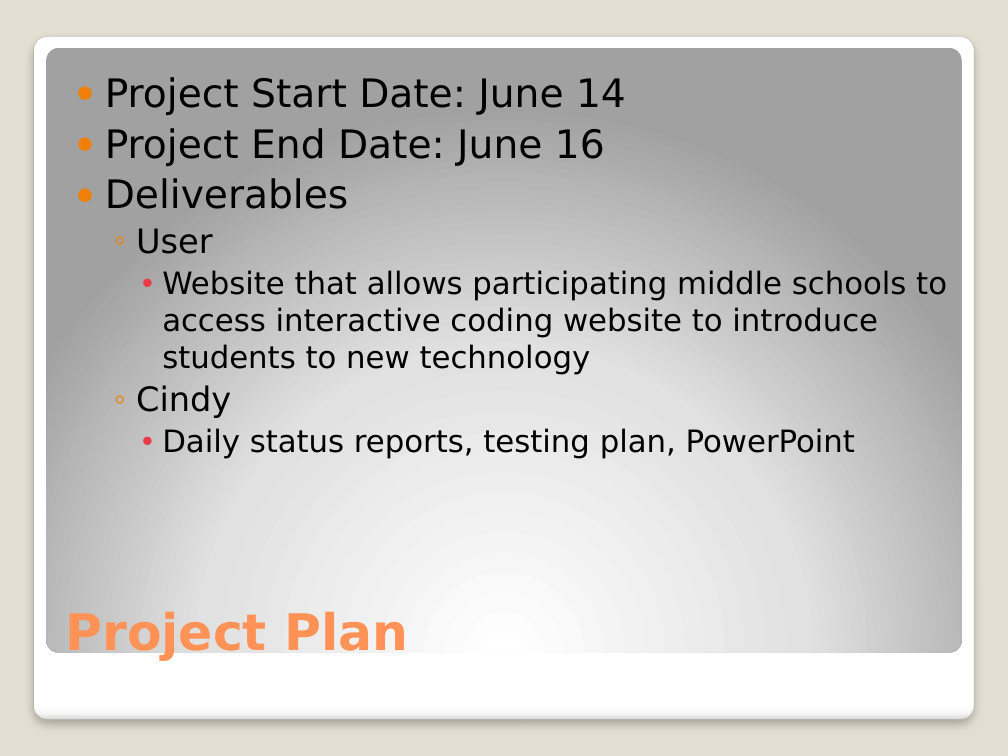
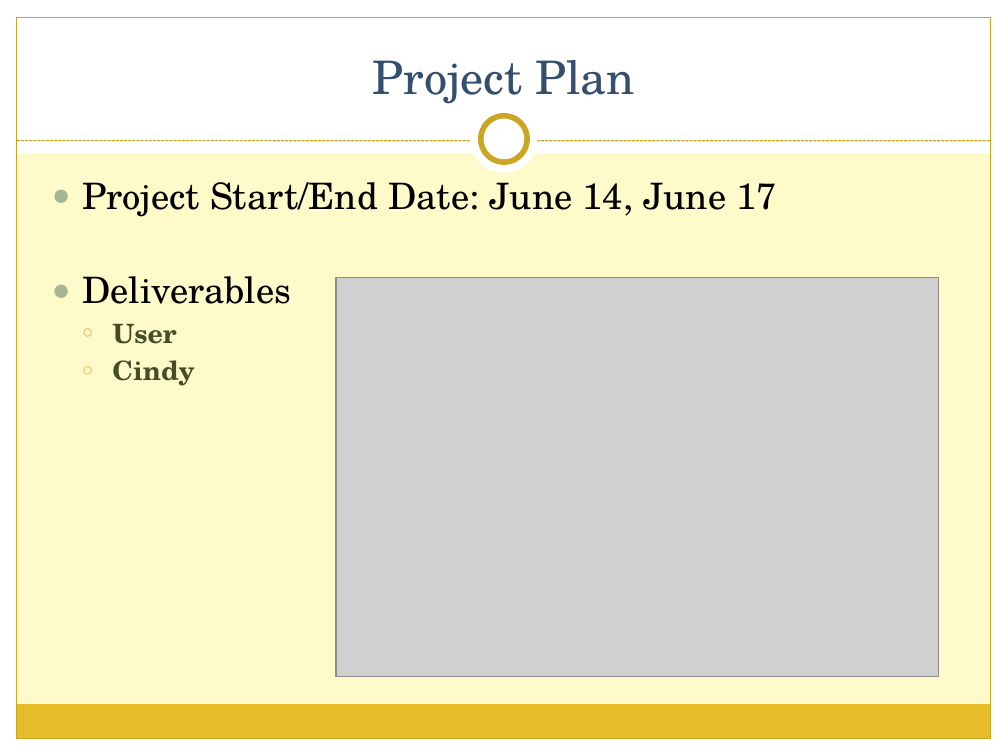
Before and after one commit to bsimondet/BeckmanProject, a slide deck: slide 5 of Documentation/The Beckmen Project.pptx (slide 3 before the commit). Drawn at 1008x756 pixels with LibreOffice and Linux fonts; fonts in the diff are those of the drawing; grey boxes stand for pictures. Boxes give left, top, right and bottom in pixels: in the first picture for what was removed or moved away, otherwise in the second. Text is boxed around its words. In the diff, an @@ line names an element or a change of style, - is before the commit and + after.

```diff
--- a/Documentation/The Beckmen Project.pptx
+++ b/Documentation/The Beckmen Project.pptx
@@ background #E3DED1 to #FEFAC9 @@
@@ rectangle added at [0,0,1008,153], fill #FFFFFF @@
@@ rectangle added at [0,0,17,756], fill #FFFFFF @@
@@ rectangle added at [17,17,991,739], outline #CCA624 0.75 pt @@
@@ title "Project Plan": place and size @@
-title "Project Plan" at [65,608,409,661]
+title "Project Plan" at [373,60,634,104]
@@ title "Project Plan" at [373,60,634,104]: size 36 to 33 pt, font DejaVu Sans to TeX Gyre Schola, text colour #FF9258 to #344E6D, bold off; alignment left to centre @@
@@ rectangle added at [991,0,1008,756], fill #FFFFFF @@
@@ rounded rectangle removed at [33,36,974,720] @@
@@ rounded rectangle removed at [46,47,962,652] @@
@@ ellipse added at [471,106,538,173], fill #FFFFFF @@
@@ ellipse added at [481,116,527,162], fill #FFFFFF, outline #CCA624 4 pt @@
@@ line added from (17, 141) to (991, 141), #CCA624 0.75 pt dashed @@
@@ text "Project Start/End Date: June 14, ...": place and size @@
-text "Project Start/End Date: June 14, ..." at [105,77,947,459]
+text "Project Start/End Date: June 14, ..." at [82,182,776,386]
@@ text at [82,182,776,217]: text changed; size 28 to 26 pt; font DejaVu Sans to TeX Gyre Schola @@
-● Project Start Date: June 14
-● Project End Date: June 16
+● Project Start/End Date: June 14, June 17
@@ text at [82,276,291,386]: size 28 to 26 pt in "Deliverables"; font DejaVu Sans to TeX Gyre Schola in "Deliverables", "User", "Cindy"; size 24 to 19 pt, text colour #000000 to #444D26, bold on in "User", "Cindy"; indent changed; more space between paragraphs; bullet colour #F07F09 to #A5B592; bullet ◦ to ○; bullet colour #F07F09 to #F3A447 @@
@@ text at [162,270,947,375]: paragraph removed @@
-    • Website that allows participating middle schools to access interactive coding website to introduce students to new technology
@@ picture added at [336,277,938,676] @@
@@ text at [162,428,855,459]: paragraph removed @@
-    • Daily status reports, testing plan, PowerPoint
@@ rectangle added at [16,705,990,739], fill #E7BC29 @@
@@ rectangle added at [0,739,1008,756], fill #FFFFFF @@
```
Also in this commit, not shown: 6 other slides changed, 9 slides added, 3 slides removed.
